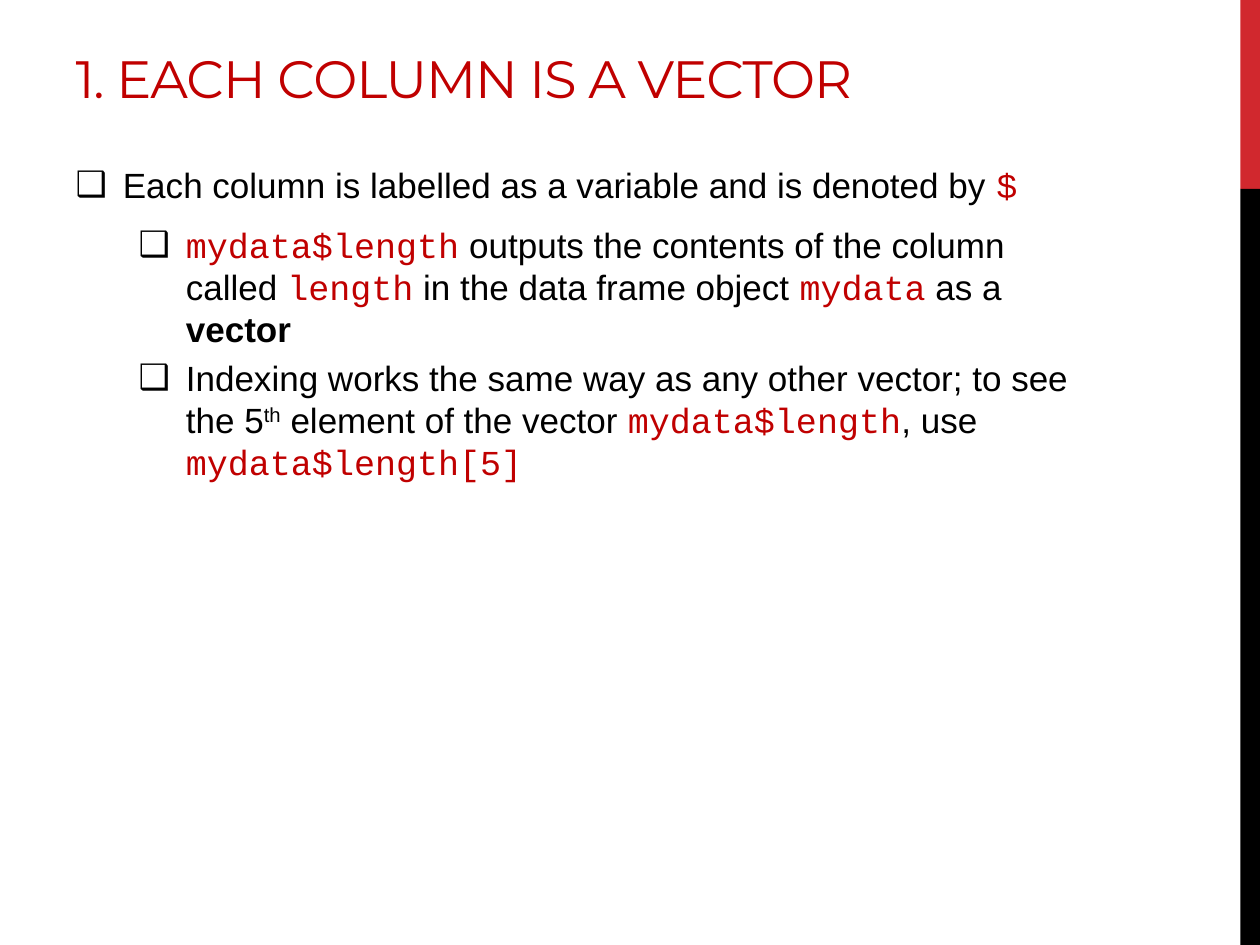
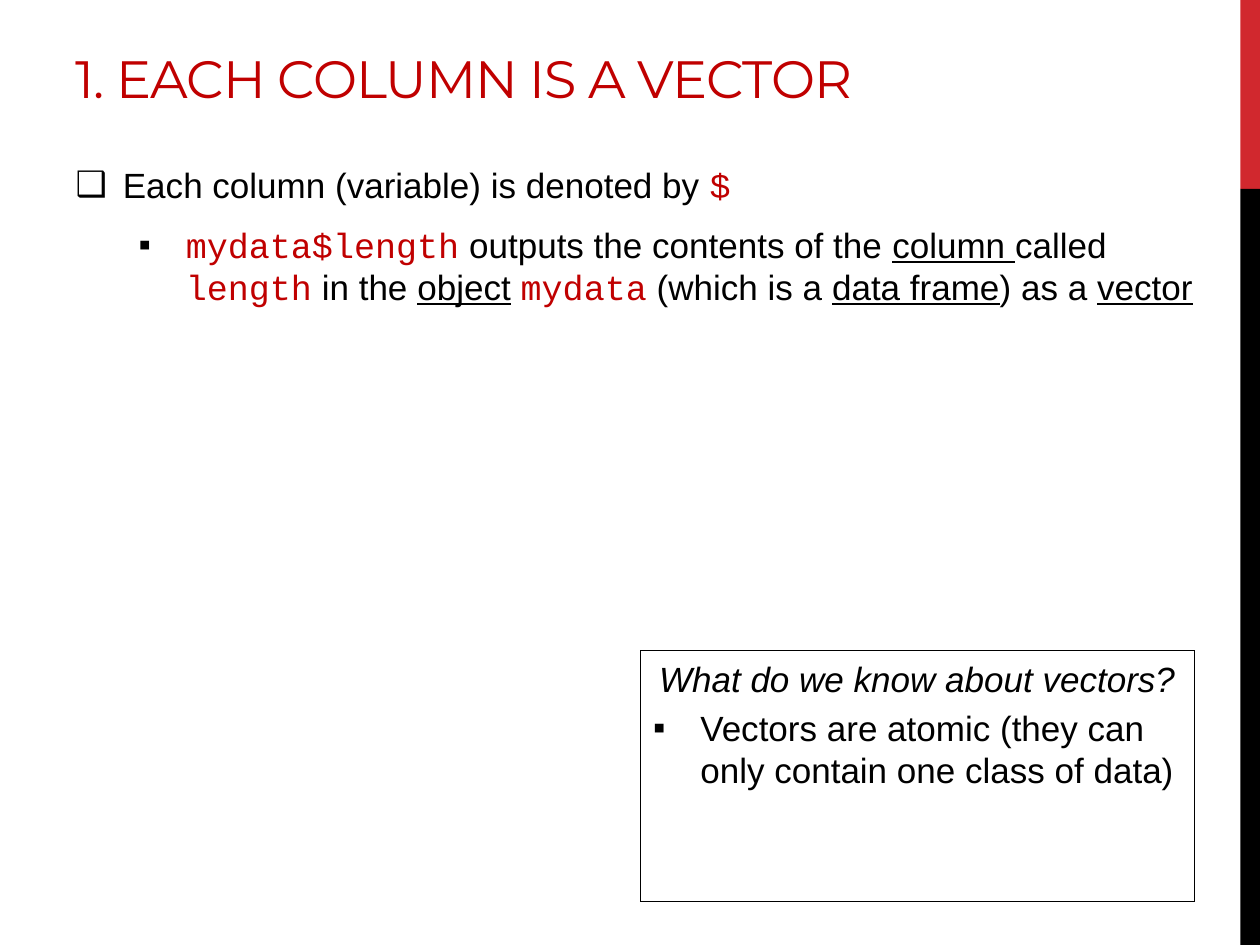
Before and after one commit to DanielleQuinn/RBarMUN, a slide deck: slide 17 of IntroWorkshop/RBar_IntroII.pptx. Drawn at 1260x945 pixels with LibreOffice and Linux fonts; fonts in the diff are those of the drawing. Boxes give left, top, right and bottom in pixels: in the first picture for what was removed or moved away, otherwise in the second. Text is boxed around its words. In the diff, an @@ line names an element or a change of style, - is before the commit and + after.

```diff
--- a/IntroWorkshop/RBar_IntroII.pptx
+++ b/IntroWorkshop/RBar_IntroII.pptx
@@ text at <box>123,172,1192,308</box>: text changed @@
-❑ Each column is labelled as a variable and is denoted by $
-  ❑ mydata$length outputs the contents of the column called length in the data frame object mydata as a vector
-  ❑ Indexing works the same way as any other vector; to see the 5th element of the vector mydata$length, use mydata$length[5]
+❑ Each column (variable) is denoted by $
+  ▪ mydata$length outputs the contents of the column called length in the object mydata (which is a data frame) as a vector
@@ rectangle added at <box>640,651,1194,902</box>, outline #000000 0.75 pt, 20 pt, text #000000 @@
+  What do we know about vectors?
+  ▪ Vectors are atomic (they can only contain one class of data)
```
Also in this commit, not shown: 23 other slides changed, 3 slides added, 5 slides removed.
